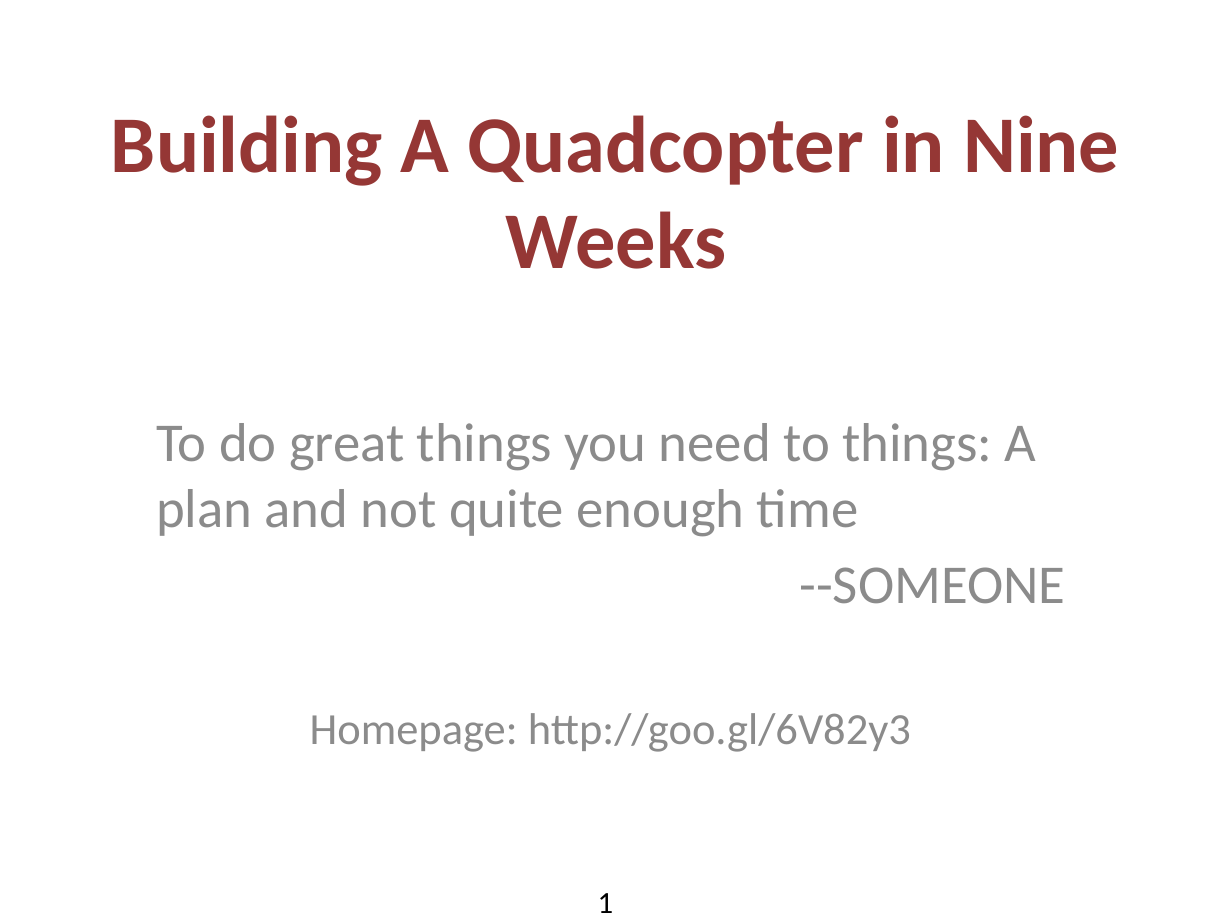
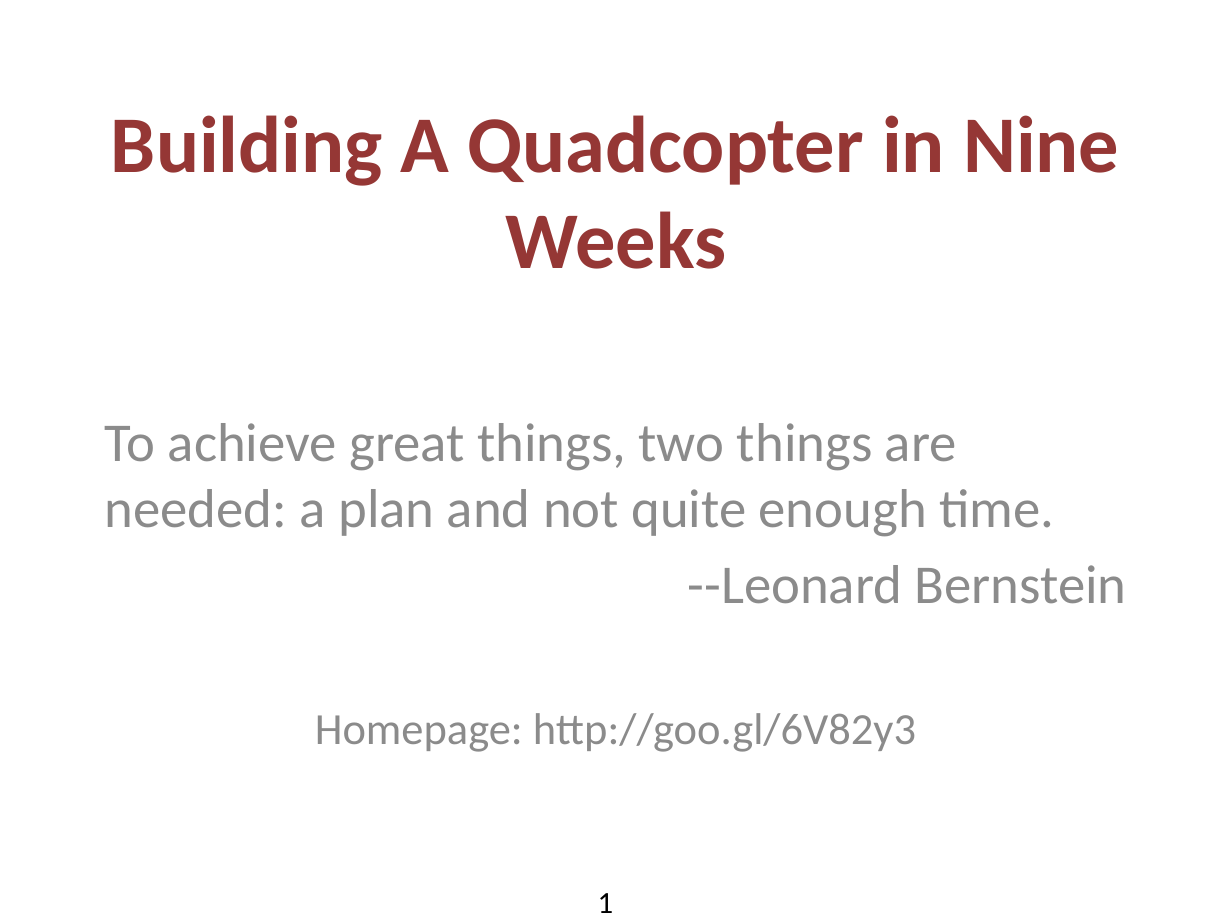
Before and after one commit to NVSL/Quadcopters, a slide deck: slide 1 of Class/Slides/00_Intro.pptx. Drawn at 1232x924 pixels with LibreOffice and Linux fonts; fonts in the diff are those of the drawing; background and template pictures are left out. Boxes give left, top, right and bottom in pixels: in the first picture for what was removed or moved away, otherwise in the second. Text is boxed around its words. In the diff, an @@ line names an element or a change of style, - is before the commit and + after.

```diff
--- a/Class/Slides/00_Intro.pptx
+++ b/Class/Slides/00_Intro.pptx
@@ subtitle "To achieve great things, two ...": place and size @@
-subtitle "To achieve great things, two ..." at box(156, 423, 1065, 752)
+subtitle "To achieve great things, two ..." at box(105, 423, 1127, 752)
@@ subtitle at box(105, 423, 1127, 604): text changed @@
-To do great things you need to things: A plan and not quite enough time
---SOMEONE
+To achieve great things, two things are needed: a plan and not quite enough time.
+--Leonard Bernstein
```
Also in this commit, not shown: 4 other slides changed, 5 other files.
